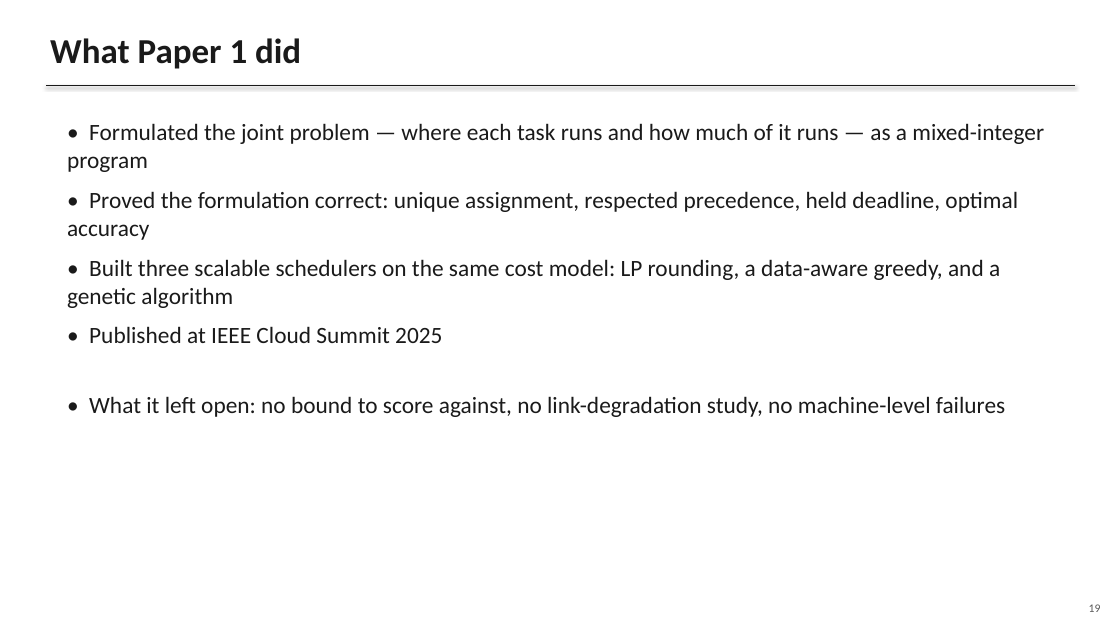
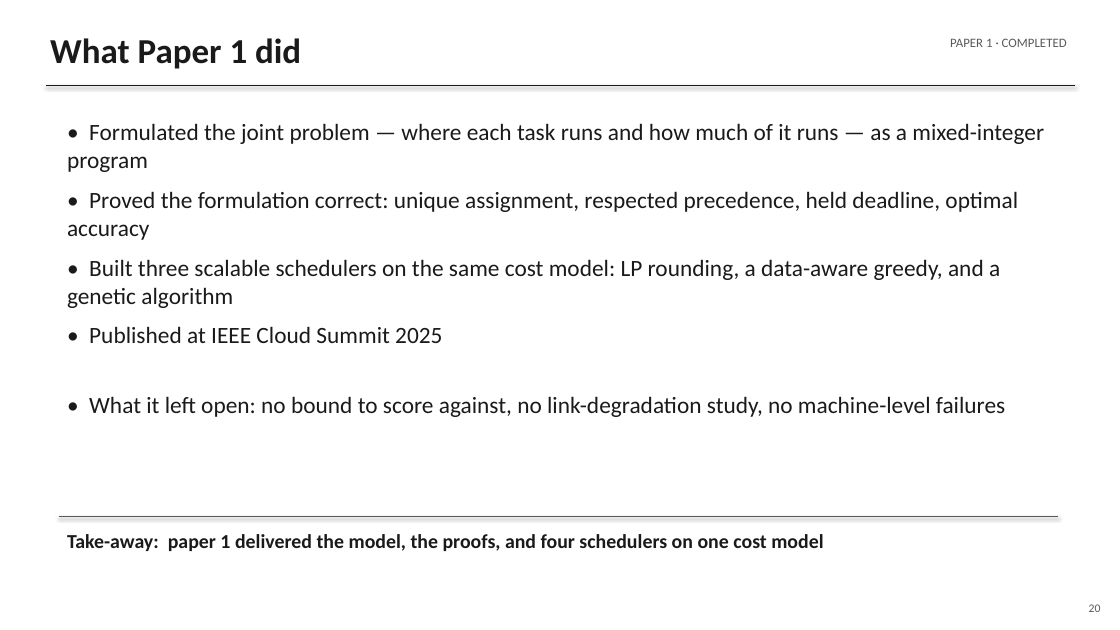
Before and after one commit to gayanigupta/data-aware-scheduling, a slide deck: slide 20 of slides/data-aware-scheduling.pptx (slide 19 before the commit). Drawn at 1120x630 pixels with LibreOffice and Linux fonts; fonts in the diff are those of the drawing. Boxes give left, top, right and bottom in pixels: in the first picture for what was removed or moved away, otherwise in the second. Text is boxed around its words. In the diff, an @@ line names an element or a change of style, - is before the commit and + after.

Commit message:
Restructure proposal deck to proposal-defense organization
- Numbered sections (1-7) with a running section tag on every
  slide so the structure is always visible
- New "Inputs and decisions" slide: a table stating which
  symbols are fixed inputs and which two are decided,
  mirroring the paper abstract
- Failure->repair flow diagram on the Paper 3 scenario slide
- Take-away lines on every experimental and key content slide
- Rewrote method-steps, hypotheses, risks, and conclusion
  slides into complete plain sentences

```diff
--- a/slides/data-aware-scheduling.pptx
+++ b/slides/data-aware-scheduling.pptx
@@ text added at (950,38,1067,47), 11 pt, text #595959 @@
+PAPER 1 · COMPLETED
@@ line added from (59, 517) to (1059, 517), #595959 0.75 pt @@
@@ text added at (67,534,823,551), 17 pt, text #1A1A1A, bold @@
+Take-away: paper 1 delivered the model, the proofs, and four schedulers on one cost model
@@ text at (1089,604,1101,612): text changed @@
-19
+20
```
Also in this commit, not shown: 45 other slides changed, 1 slide added, 1 other file.
